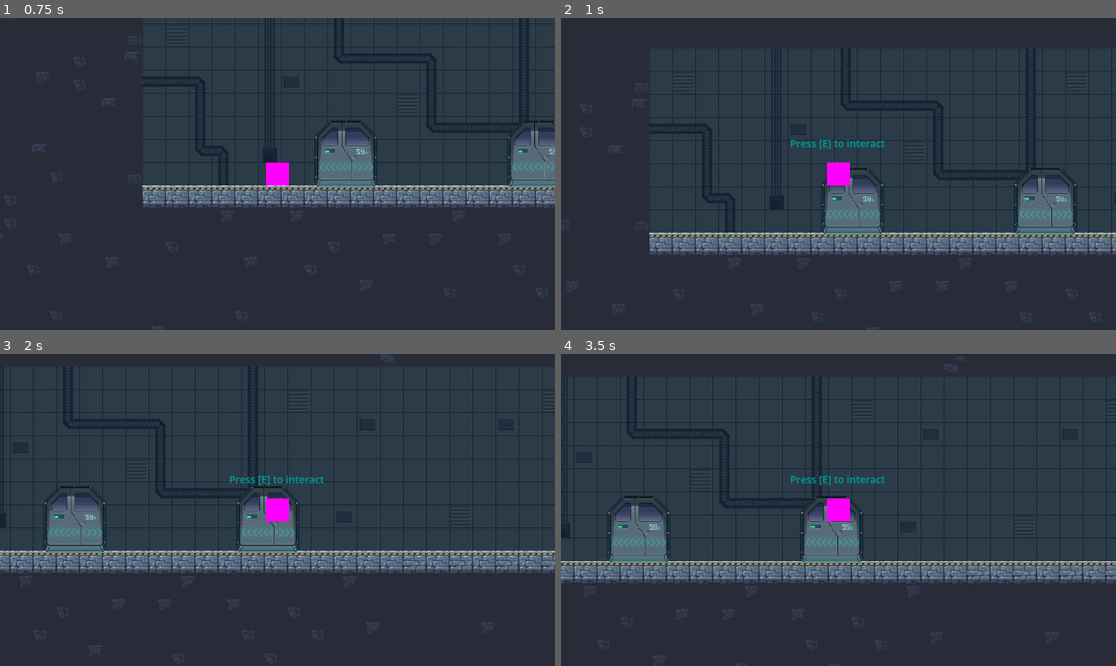
Above: before the commit, frames 1-4 (two rows, left to right).
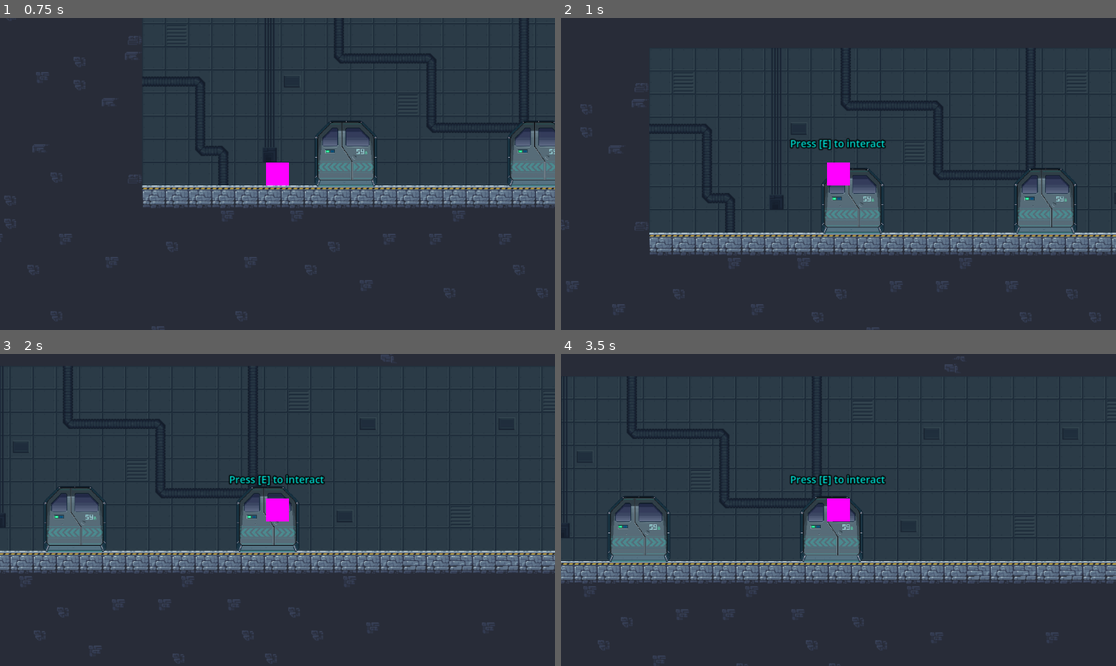
Above: after the commit, the same moments.

Repository: F-Yuksel/I2VGM-assignment3
Game: Godot game, scene res://Scenes/Levels/reactor/reactor_hallway.tscn
Same seed, same stepped clock (60 frames per second), same inputs: the game is played once before the commit and once after it.
Inputs:
- Up to frame 1 (0.75 s): tap Enter at 0.5 s; hold D (Right) from 0.53 s (still down); tap E (Interact) at 0.6 s
- Up to frame 2 (1 s): keep holding D (Right); tap Space (Jump) at 0.77, 0.8 s
- Up to frame 3 (2 s): keep holding D (Right); tap Space (Jump) at 1.07, 1.35, 1.52, 1.82 s; tap E (Interact) at 1.55 s
- Up to frame 4 (3.5 s): tap E (Interact) at 2, 2.1, 2.85 s; release D (Right) at 2.03 s; hold A (Left) 2.03-2.78 s; tap Space (Jump) at 2.3, 3.02, 3.32 s; hold D (Right) from 2.78 s (still down)

Frame 1 is identical in both runs. In frame 2, 0.3% of the frame differs, in the area x 41-59%, y 38-43%; in frame 3, 0.3%; in frame 4, 0.4%.

Commit message:
Added functionality of picking up code paper

Diff:
--- a/itvgm-a3/Scenes/Levels/reactor/LQ3.tscn
+++ b/itvgm-a3/Scenes/Levels/reactor/LQ3.tscn
@@ -168,5 +168,4 @@
 zoom = Vector2(1.5, 1.5)
 
 [node name="Interact" parent="Player" instance=ExtResource("5_573nf")]
-visible = false
 position = Vector2(0, 74.04)
--- a/itvgm-a3/Scenes/Levels/reactor/LQ4.tscn
+++ b/itvgm-a3/Scenes/Levels/reactor/LQ4.tscn
@@ -1,10 +1,13 @@
-[gd_scene load_steps=12 format=4 uid="uid://c0ues45esb4a8"]
+[gd_scene load_steps=16 format=4 uid="uid://c0ues45esb4a8"]
 
 [ext_resource type="Texture2D" uid="uid://ddbfekpeprw36" path="res://Imports/Foozle_2DT0001_Science_Fiction_Lab_TilesetDecorTraps/Foozle_2DT0001_Science_Fiction_Labs_Tileset/Tileset/level_tileset.png" id="1_xjb3v"]
 [ext_resource type="Texture2D" uid="uid://dj7mvn2iccjja" path="res://Imports/Foozle_2DT0001_Science_Fiction_Lab_TilesetDecorTraps/Foozle_2DT0001_Science_Fiction_Labs_Tileset/Decor/full decor tiles.png" id="2_bmtg3"]
 [ext_resource type="PackedScene" uid="uid://xsors4k2rgg7" path="res://Scenes/player.tscn" id="3_ep54k"]
 [ext_resource type="PackedScene" uid="uid://dute4v511dbtp" path="res://Scenes/Levels/reactor/door.tscn" id="3_sl505"]
 [ext_resource type="PackedScene" uid="uid://3di81jfd6h7r" path="res://Scenes/Levels/reactor/interact.tscn" id="5_kniag"]
+[ext_resource type="Texture2D" uid="uid://cbqmcp63rk03t" path="res://Imports/papers/file.png" id="6_kocqg"]
+[ext_resource type="Script" path="res://Scripts/paperCode/fileController.gd" id="7_moi3h"]
+[ext_resource type="PackedScene" uid="uid://q02imkrsumlr" path="res://Scenes/Levels/reactor/codePaper.tscn" id="8_ln2aj"]
 
 [sub_resource type="TileSetAtlasSource" id="TileSetAtlasSource_halw5"]
 texture = ExtResource("1_xjb3v")
@@ -133,6 +136,9 @@
 [sub_resource type="TileSet" id="TileSet_c8em3"]
 sources/0 = SubResource("TileSetAtlasSource_81com")
 
+[sub_resource type="RectangleShape2D" id="RectangleShape2D_3wf1i"]
+size = Vector2(1066.67, 933.333)
+
 [node name="lq4" type="Node2D"]
 
 [node name="TileMapLayer" type="TileMapLayer" parent="."]
@@ -161,6 +167,18 @@
 [node name="DoorToHallwayLQ4" parent="." instance=ExtResource("3_sl505")]
 position = Vector2(29.805, -46.37)
 
+[node name="File" type="Sprite2D" parent="."]
+position = Vector2(285, -8)
+scale = Vector2(0.03, 0.03)
+texture = ExtResource("6_kocqg")
+
+[node name="Area2D" type="Area2D" parent="File"]
+script = ExtResource("7_moi3h")
+
+[node name="CollisionShape2D" type="CollisionShape2D" parent="File/Area2D"]
+scale = Vector2(1, 1)
+shape = SubResource("RectangleShape2D_3wf1i")
+
 [node name="Player" parent="." instance=ExtResource("3_ep54k")]
 position = Vector2(31, -45)
 
@@ -170,3 +188,7 @@
 [node name="Interact" parent="Player" instance=ExtResource("5_kniag")]
 visible = false
 position = Vector2(0, 74.04)
+
+[node name="CodePaper" parent="Player" instance=ExtResource("8_ln2aj")]
+visible = false
+position = Vector2(0, -2)
--- /dev/null
+++ b/itvgm-a3/Scenes/Levels/reactor/codePaper.tscn
@@ -0,0 +1,8 @@
+[gd_scene load_steps=2 format=3 uid="uid://q02imkrsumlr"]
+
+[ext_resource type="Texture2D" uid="uid://dqlb8m2oyhwkp" path="res://Imports/papers/paper.png" id="1_4r0jw"]
+
+[node name="CodePaper" type="Node2D"]
+
+[node name="Paper" type="Sprite2D" parent="."]
+texture = ExtResource("1_4r0jw")
--- a/itvgm-a3/Scenes/Levels/reactor/interact.tscn
+++ b/itvgm-a3/Scenes/Levels/reactor/interact.tscn
@@ -2,7 +2,8 @@
 
 [sub_resource type="LabelSettings" id="LabelSettings_rcoa0"]
 font_size = 14
-font_color = Color(0, 0.65, 0.6175, 1)
+font_color = Color(0, 0.870909, 0.828225, 1)
+outline_size = 6
 outline_color = Color(0, 0, 0, 1)
 
 [node name="Interact" type="Node2D"]
--- a/itvgm-a3/Scripts/Global.gd
+++ b/itvgm-a3/Scripts/Global.gd
@@ -1,3 +1,4 @@
 extends Node
 
 var doorPosition: Vector2 = Vector2.ZERO
+var hasCodePaper: bool = false
--- /dev/null
+++ b/itvgm-a3/Scripts/paperCode/fileController.gd
@@ -0,0 +1,31 @@
+extends Node
+
+var ableToPickUp: bool = false
+var playerName: String = "Player"
+
+func _ready() -> void:
+	$".".connect("body_entered", Callable(self, "_on_body_entered"))
+	$".".connect("body_exited", Callable(self, "_on_body_exited"))
+	if Global.hasCodePaper:
+		$"../../File".visible = false
+
+func _process(delta: float) -> void:
+	if ableToPickUp and Input.is_action_just_pressed("Interact"):
+		$"../../Player/CodePaper".visible = true
+		$"../../Player".ableToMove = false
+	elif ableToPickUp and Input.is_action_just_pressed("exit"):
+		$"../../Player".ableToMove = true
+		$"../../Player/CodePaper".visible = false
+		$"../../File".visible = false
+		Global.hasCodePaper = true
+
+func _on_body_entered(body):
+	if body.name == playerName:
+		if !Global.hasCodePaper:
+			ableToPickUp = true
+			$"../../Player/Interact".visible = true;
+
+func _on_body_exited(body):
+	if body.name == playerName:
+		ableToPickUp = false
+		$"../../Player/Interact".visible = false;
--- a/itvgm-a3/Scripts/player.gd
+++ b/itvgm-a3/Scripts/player.gd
@@ -4,6 +4,7 @@
 @export var speed : float = 300.0
 @export var jump_velocity : float = -400.0
 @export var low_gravity_multiplier : float = 0.50
+var ableToMove: bool = true
 
 var jumps : int = 1
 var max_jumps : int = 2
@@ -16,26 +17,27 @@
 		Global.doorPosition = Vector2.ZERO
 
 func _physics_process(delta: float) -> void:
-	# Add the gravity.
-	if not is_on_floor():
-		velocity += gravity_multiplier * get_gravity() * delta
-	else:
-		jumps = max_jumps
+	if ableToMove:
+		# Add the gravity.
+		if not is_on_floor():
+			velocity += gravity_multiplier * get_gravity() * delta
+		else:
+			jumps = max_jumps
 
-	# Handle jump.
-	if Input.is_action_just_pressed("Jump") and jumps > 0:
-		velocity.y = jump_velocity
-		jumps -= 1
+		# Handle jump.
+		if Input.is_action_just_pressed("Jump") and jumps > 0:
+			velocity.y = jump_velocity
+			jumps -= 1
 
-	# Get the input direction and handle the movement/deceleration.
-	# As good practice, you should replace UI actions with custom gameplay actions.
-	var direction := Input.get_axis("Left", "Right")
-	if direction:
-		velocity.x = direction * speed
-	else:
-		velocity.x = move_toward(velocity.x, 0, speed)
+		# Get the input direction and handle the movement/deceleration.
+		# As good practice, you should replace UI actions with custom gameplay actions.
+		var direction := Input.get_axis("Left", "Right")
+		if direction:
+			velocity.x = direction * speed
+		else:
+			velocity.x = move_toward(velocity.x, 0, speed)
 
-	move_and_slide()
+		move_and_slide()
 
 func change_gravity():
 	gravity_multiplier = low_gravity_multiplier
--- a/itvgm-a3/project.godot
+++ b/itvgm-a3/project.godot
@@ -71,3 +71,8 @@
 , Object(InputEventJoypadButton,"resource_local_to_scene":false,"resource_name":"","device":-1,"button_index":3,"pressure":0.0,"pressed":true,"script":null)
 ]
 }
+exit={
+"deadzone": 0.5,
+"events": [Object(InputEventKey,"resource_local_to_scene":false,"resource_name":"","device":-1,"window_id":0,"alt_pressed":false,"shift_pressed":false,"ctrl_pressed":false,"meta_pressed":false,"pressed":false,"keycode":0,"physical_keycode":4194305,"key_label":0,"unicode":0,"location":0,"echo":false,"script":null)
+]
+}
Binary file added: itvgm-a3/Imports/papers/file.png
Not shown, added: itvgm-a3/Imports/papers/file.png.import
Binary file added: itvgm-a3/Imports/papers/paper.png
Not shown, added: itvgm-a3/Imports/papers/paper.png.import
